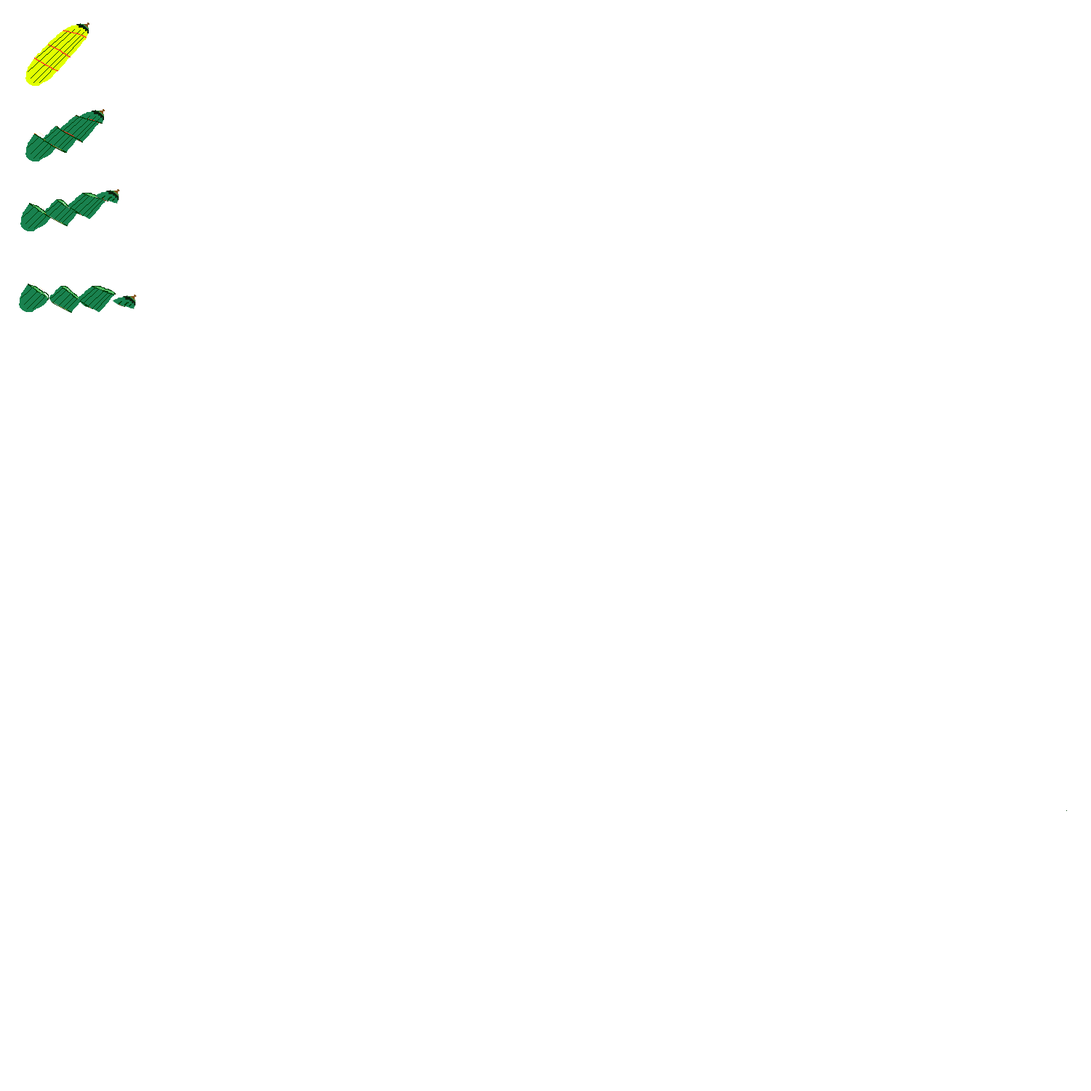
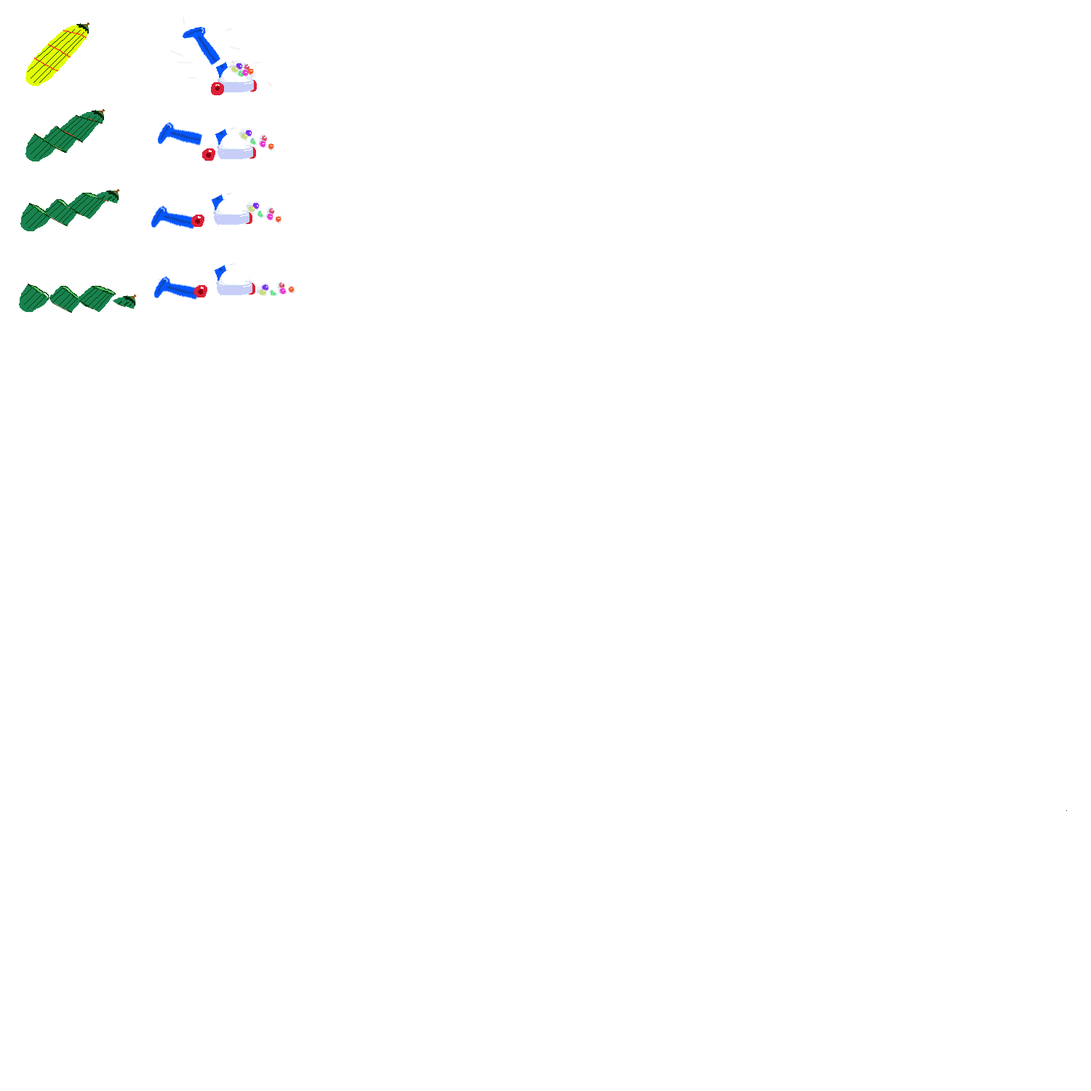
Before/after of a (1091, 1091) layered artwork. What changed in the layer stack:
renamed "Paint Layer 2(pasted)" to "Paint Layer 1 Merged", painted on it over bbox(150, 16, 297, 301)
